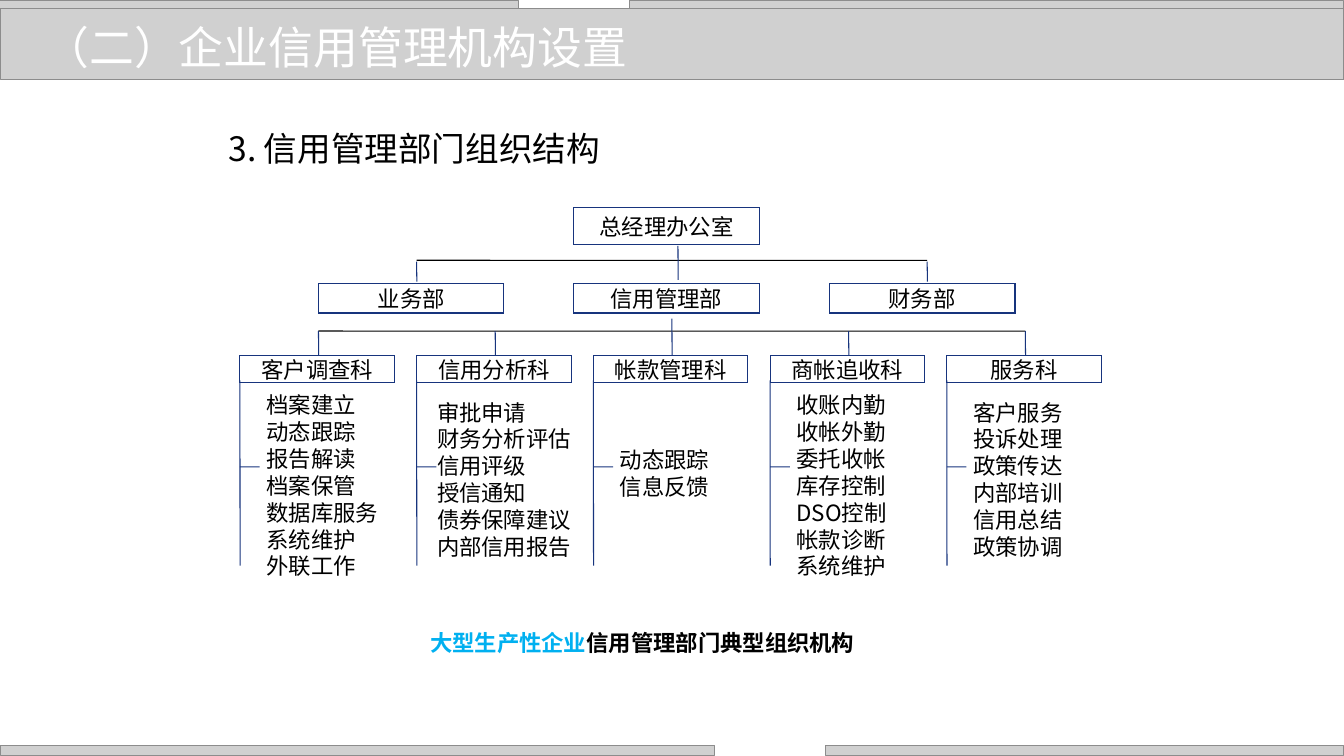
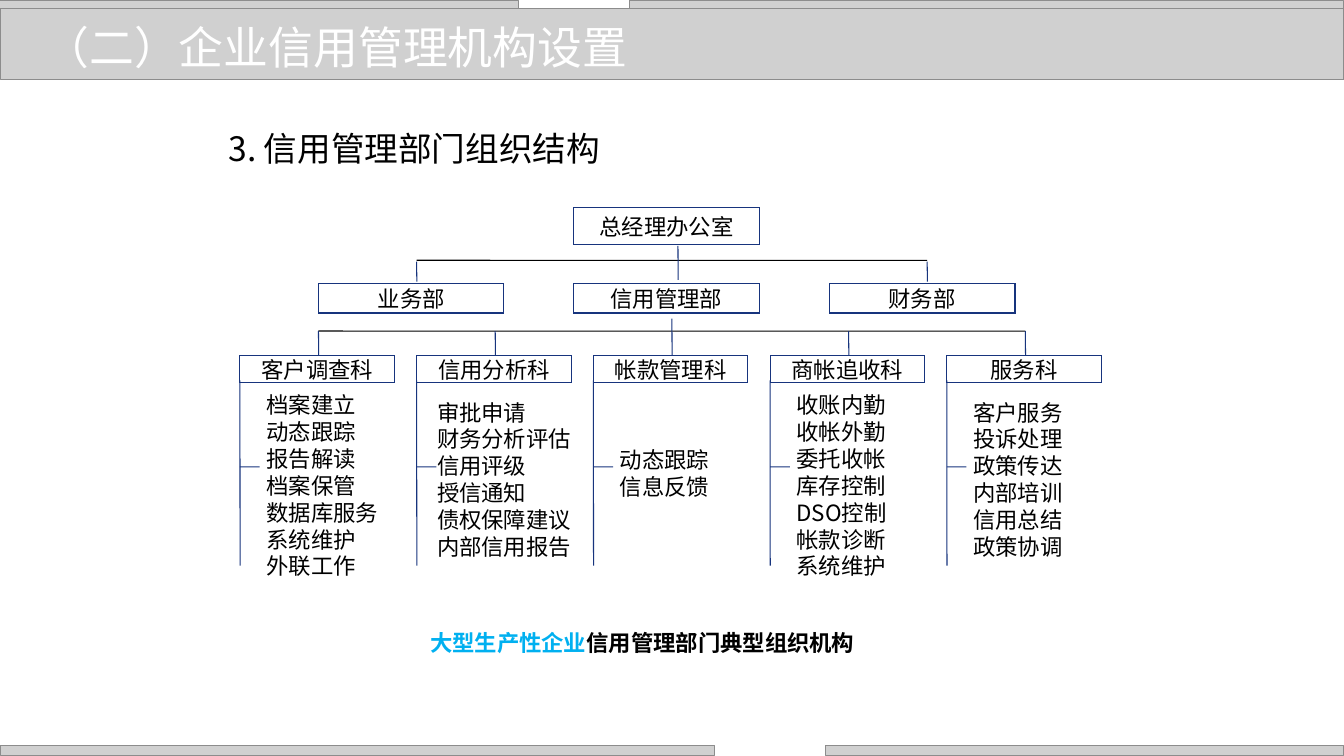
Before and after one commit to zhangjianzhang/internet_credit, a slide deck: slide 16 of files/slides/lecture_8.pptx. Drawn at 1344x756 pixels with LibreOffice and Linux fonts; fonts in the diff are those of the drawing; grey boxes stand for pictures; background and template pictures are left out. Boxes give left, top, right and bottom in pixels: in the first picture for what was removed or moved away, otherwise in the second. Text is boxed around its words. In the diff, an @@ line names an element or a change of style, - is before the commit and + after.

```diff
--- a/files/slides/lecture_8.pptx
+++ b/files/slides/lecture_8.pptx
@@ text at <box>437,509,571,530</box>: text changed @@
-债券保障建议
+债权保障建议
```
Also in this commit, not shown: 10 other slides changed, 5 slides removed, 10 other files.
